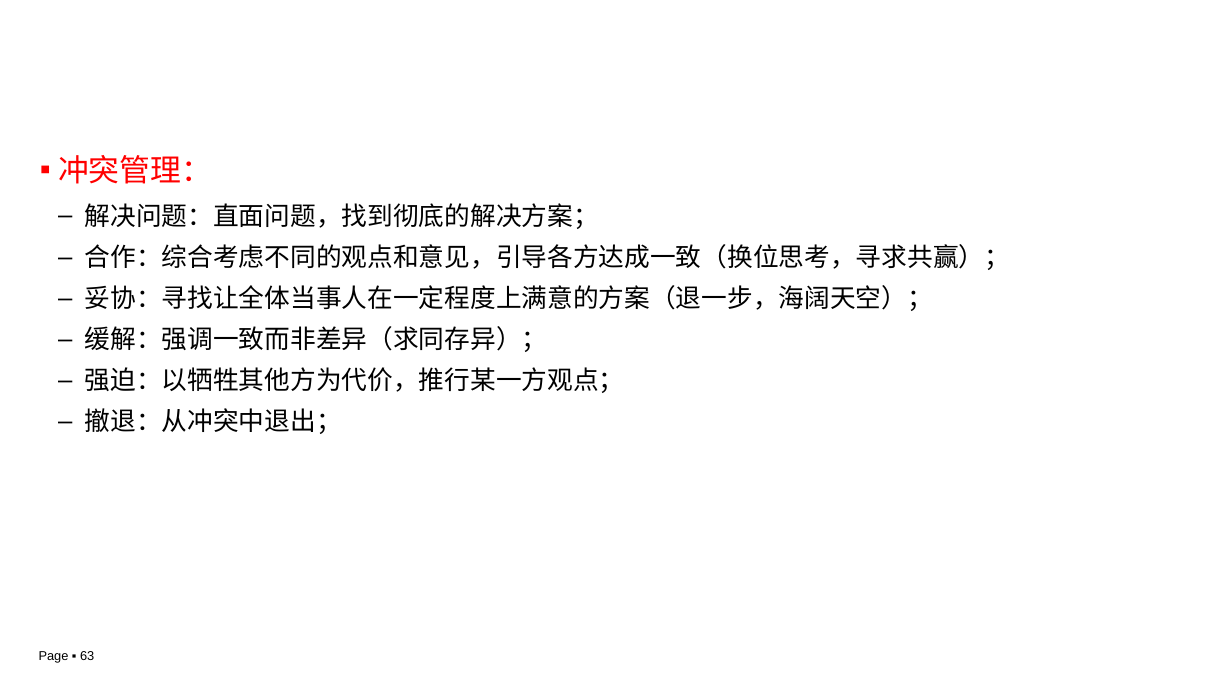
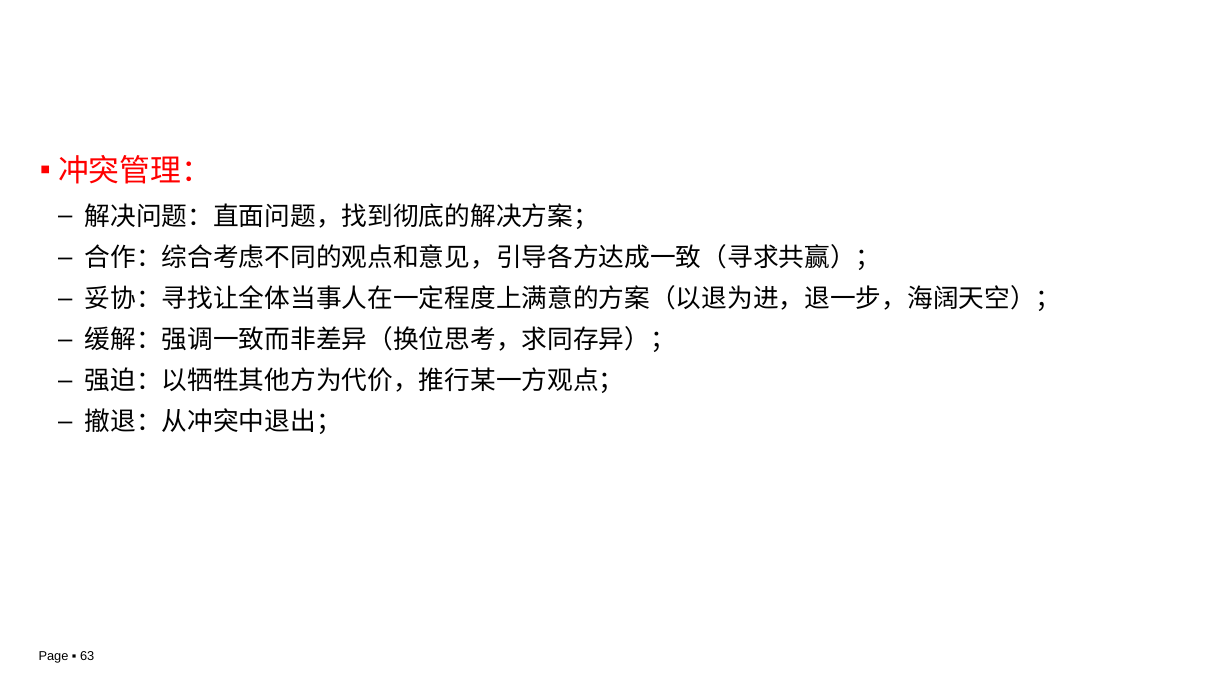
Before and after one commit to edu2act/course-IT-Project-Management, a slide deck: slide 63 of materials/slides/ch04.pptx. Drawn at 1232x693 pixels with LibreOffice and Linux fonts; fonts in the diff are those of the drawing; background and template pictures are left out. Boxes give left, top, right and bottom in pixels: in the first picture for what was removed or moved away, otherwise in the second. Text is boxed around its words. In the diff, an @@ line names an element or a change of style, - is before the commit and + after.

```diff
--- a/materials/slides/ch04.pptx
+++ b/materials/slides/ch04.pptx
@@ text at [85, 244, 1062, 352]: text changed @@
-  – 合作：综合考虑不同的观点和意见，引导各方达成一致（换位思考，寻求共赢）；
-  – 妥协：寻找让全体当事人在一定程度上满意的方案（退一步，海阔天空）；
-  – 缓解：强调一致而非差异（求同存异）；
+  – 合作：综合考虑不同的观点和意见，引导各方达成一致（寻求共赢）；
+  – 妥协：寻找让全体当事人在一定程度上满意的方案（以退为进，退一步，海阔天空）；
+  – 缓解：强调一致而非差异（换位思考，求同存异）；
```
Also in this commit, not shown: 3 other files.
